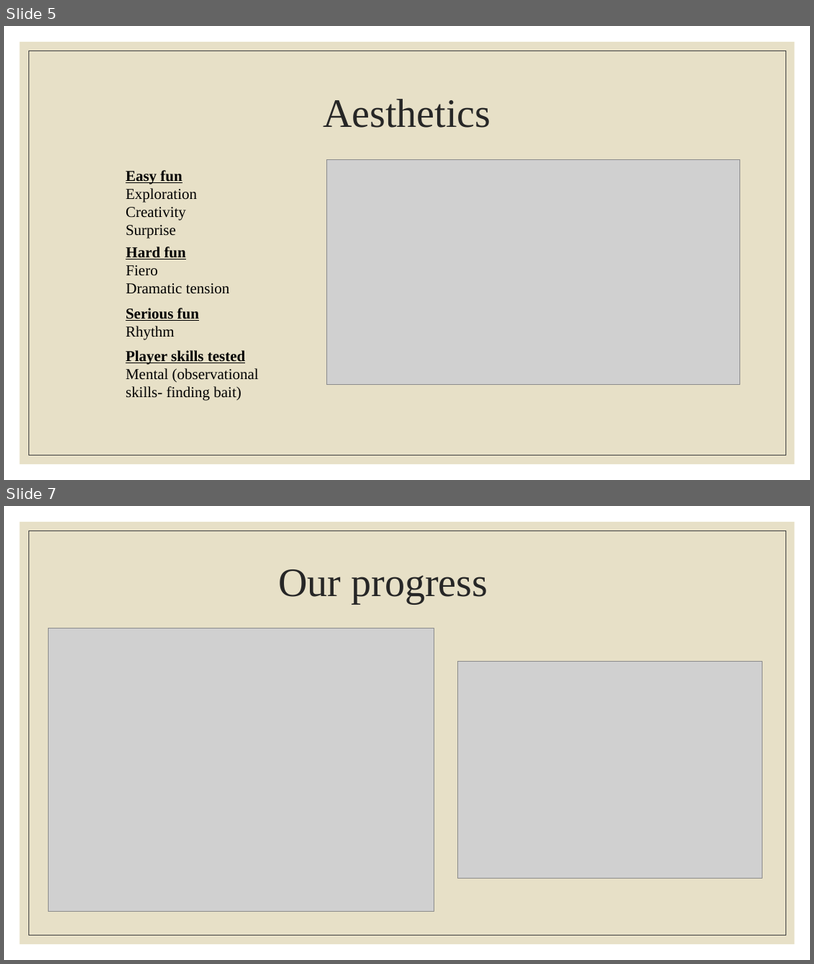
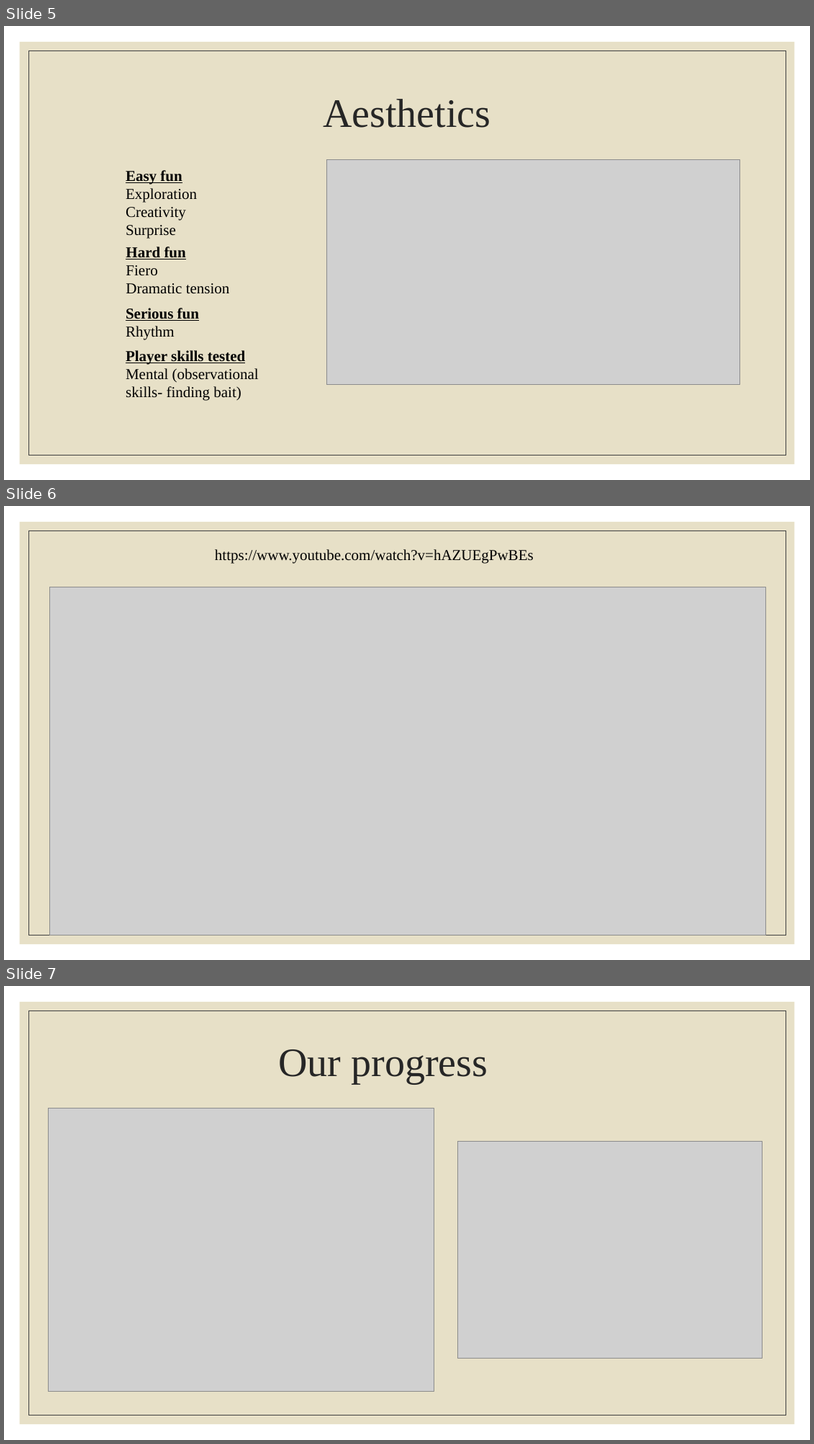
Before and after one commit to UoSGroupProjects1819/mgp-team-23, a slide deck: Powerpoint/Group 23_presentation(1)_not complete.pptx. Shown one above the other, each under a label of ours: slides 5 and 7 before the commit, slides 5, 6 and 7 after it; the slides between them are not shown. The pictures are 814x964 and 814x1444 pixels, drawn with LibreOffice and Linux fonts; fonts in the diff are those of the drawing; grey boxes stand for pictures. Boxes give left, top, right and bottom in pixels: in the first picture for what was removed or moved away, otherwise in the second. Text is boxed around its words. In the diff, an @@ line names an element or a change of style, - is before the commit and + after.

```diff
--- a/Powerpoint/Group 23_presentation(1)_not complete.pptx
+++ b/Powerpoint/Group 23_presentation(1)_not complete.pptx
@@ slide 6 added at <box>4,506,810,960</box>, background #FFFFFF; not listed: 2 template elements that a slide beside it also shows @@
@@ text added at <box>215,549,534,564</box>, 18 pt, text #000000 @@
+https://www.youtube.com/watch?v=hAZUEgPwBEs
@@ picture added at <box>49,587,766,935</box> @@
```
Also in this commit, not shown: 1 slide changed, 1 slide removed, 2 other files.
